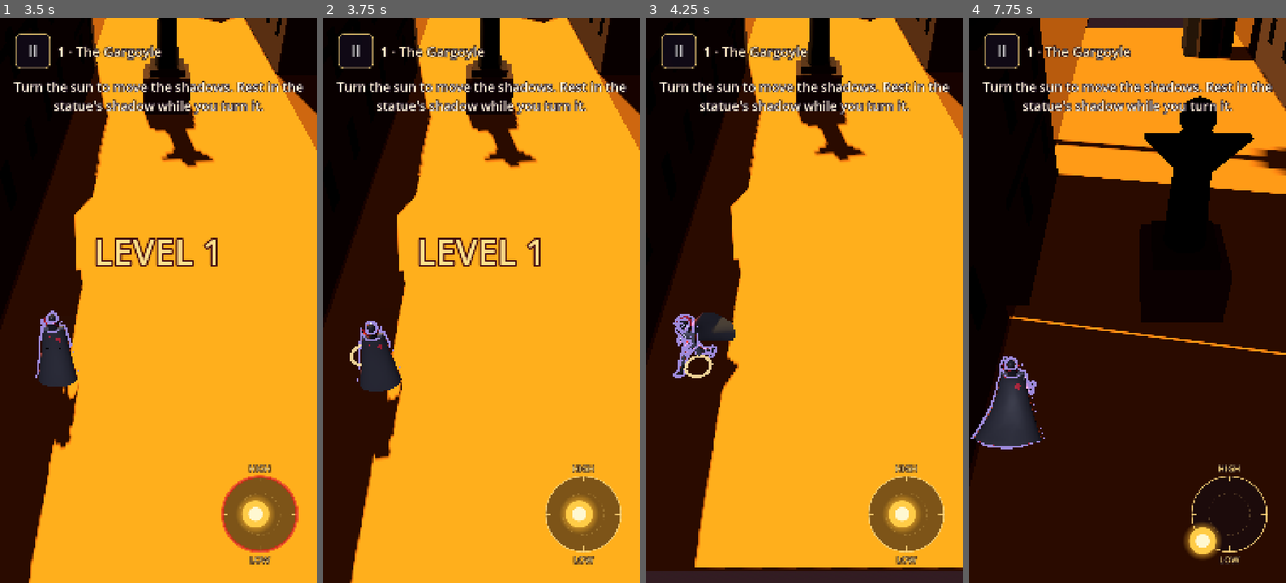
Above: before the commit, frames 1-4 (left to right).
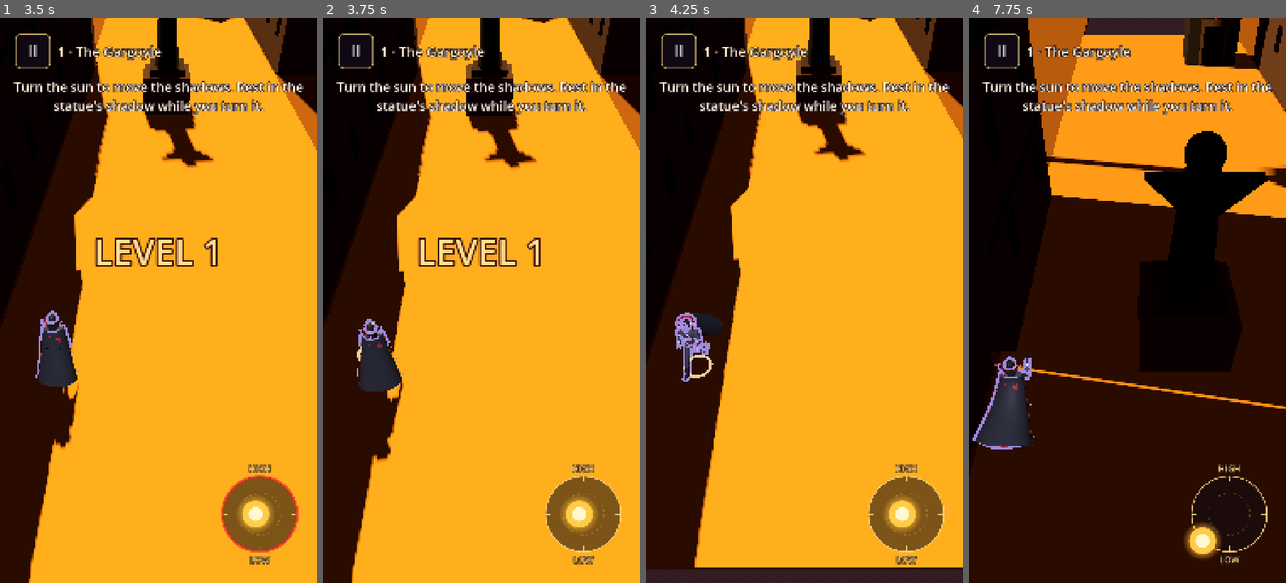
Above: after the commit, the same moments.

Repository: prateekroonwal-capsitech/DraculaRun
Game: Godot game, scene res://game/scenes/boot/Boot.tscn
The game is run twice, just before and just after one commit, with the same random seed, the same clock (stepped at 60 frames per second) and the same inputs.
Inputs (mouse positions are in pixels of both pictures, inside the frame that each line leads up to):
- Up to frame 1 (3.5 s): click "Play" at 0.5 s; click "Play" at 1.25 s; click (85, 260) at 2.02 s; tap Enter at 2.75 s; move the mouse to (228, 272) at 2.77 s; hold E (sun_right) from 2.78 s (still down); click (228, 272) at 2.92 s
- Up to frame 2 (3.75 s): release E (sun_right) at 3.5 s; drag from (418, 328) to (465, 413) at 3.52 s
- Up to frame 3 (4.25 s): no input
- Up to frame 4 (7.75 s): move the mouse to (1159, 176) at 4.27 s; hold E (sun_right) 4.28-5 s; click (1159, 176) at 4.42 s; drag from (1111, 413) to (1032, 215) at 5.02 s; move the mouse to (1222, 385) at 5.77 s; hold Q (sun_left) 5.78-6.5 s; click (1222, 385) at 5.92 s; drag from (1032, 215) to (1079, 159) at 6.52 s; move the mouse to (1143, 300) at 7.27 s; hold F (sun_down) from 7.28 s (still down); click (1143, 300) at 7.42 s

Frame 1 is identical in both runs. In frame 2, 0.7% of the frame differs, in the area x 8-91%, y 0-100%; in frame 3, 1.6%; in frame 4, 14%, in the area x 0-100%, y 0-77%.

Commit message:
fix the movement jitter

Diff:
--- a/game/scenes/gameplay/shadow_run/ShadowRunFeature.gd
+++ b/game/scenes/gameplay/shadow_run/ShadowRunFeature.gd
@@ -62,25 +62,30 @@
 			_running = true
 			dracula.activate()
 			sensor.set_active(true)
+			set_process(true)
 			set_physics_process(true)
 			_exposure_grace_timer = start_exposure_grace_period
 			if _bus:
 				_bus.level_started.emit(str(level.level_number))
 		LevelState.INTRO:
 			_running = false
+			set_process(false)
 			set_physics_process(false)
 		LevelState.PAUSED:
 			_running = false
+			set_process(false)
 			set_physics_process(false)
 			if _bus:
 				_bus.game_paused.emit()
 		LevelState.DEAD:
 			_running = false
+			set_process(false)
 			set_physics_process(false)
 			if _bus:
 				_bus.player_died.emit()
 		LevelState.WON:
 			_running = false
+			set_process(false)
 			set_physics_process(false)
 			if _bus:
 				_bus.level_completed.emit(str(level.level_number))
@@ -122,12 +127,14 @@
 ## Where he waits / stops: each lit neighbour of a cell costs this many cells of distance,
 ## so he stands a step inside the shadow rather than on its sunny edge (0 = off).
 @export var edge_penalty: float = 2.0
-## Deadzone in screen pixels before recomputing world drag position from finger move.
-@export var drag_screen_deadzone: float = 8.0
 ## Screen margin fraction (~12%) for edge scrolling.
 @export var edge_scroll_margin_ratio: float = 0.12
 ## Lead distance ahead of Dracula while dragging in edge zones (meters).
 @export var edge_lead_distance: float = 2.5
+## Hold time inside an edge zone before lead target begins activating (seconds).
+@export var edge_lead_hold_time: float = 0.3
+## Duration to blend lead target in and out (seconds).
+@export var edge_lead_blend_time: float = 0.2
 
 @export_group("Sun control")
 ## Used until the player picks a mode in the Pause panel (then the saved choice wins).
@@ -164,17 +171,19 @@
 # Move finger: the one touch (-1 = mouse) that started in the play view.
 const NO_FINGER := -99
 var _finger: int = NO_FINGER
-var _finger_start: Vector2
-var _finger_pos: Vector2
+var _finger_start: Vector2 = Vector2.ZERO
+var _finger_pos: Vector2 = Vector2.ZERO
+var _finger_ground_pos: Vector3 = Vector3.ZERO
 var _finger_time: float = 0.0
 var _move_dragging: bool = false
 var _drag_dest: Vector2i = Vector2i(-1, -1)
 var _drag_world_pos: Variant = null
-var _last_drag_screen_pos: Vector2 = Vector2.ZERO
 var _has_drag_world_pos: bool = false
 var _repath_wait: float = 0.0
 var _hop_label: int = -1          # walk region the finger is held over across a gap
 var _hop_since: float = 0.0
+var _edge_zone_timer: float = 0.0
+var _edge_lead_blend: float = 0.0
 var _ray_query: PhysicsRayQueryParameters3D
 var _region: PackedByteArray = PackedByteArray()
 var _path_points: PackedVector3Array = PackedVector3Array()
@@ -236,6 +245,7 @@
 func _ready() -> void:
 	print("[STARTUP %dms] ShadowRunFeature._ready" % Time.get_ticks_msec())
 	process_physics_priority = 20   # after Dracula (0) and ShadowSensor (10)
+	set_process(false)
 	set_physics_process(false)      # PDF §4: idle until the level starts
 	_ray_query = PhysicsRayQueryParameters3D.new()
 	if not _initialized:
@@ -442,9 +452,6 @@
 			match ev.get("type"):
 				"DOWN":
 					_on_finger(ev.index, ev.pos, true)
-				"MOVE":
-					if ev.index == _finger:
-						_on_finger_moved(ev.pos)
 				"UP":
 					if ev.index == _finger:
 						_on_finger(ev.index, ev.pos, false)
@@ -462,13 +469,17 @@
 		if _clock - _finger_time >= drag_start_time:
 			_begin_move_drag()
 		return
-	if _has_drag_world_pos:
-		_process_edge_scrolling(delta)
-	_update_drag_marker()
 	_repath_wait -= delta
 	if _repath_wait <= 0.0:
 		_repath_wait = 1.0 / maxf(1.0, drag_repath_rate)
 		_drag_update()
+
+func _process(delta: float) -> void:
+	if state != LevelState.PLAYING or not _running:
+		return
+	if not _move_dragging or _finger == NO_FINGER:
+		return
+	_update_drag_target_and_marker(delta)
 
 func _get_edge_drag_direction() -> Vector3:
 	if not hud or not hud.is_in_play_view(_finger_pos):
@@ -494,36 +505,61 @@
 
 	return scroll_dir.normalized() if scroll_dir != Vector3.ZERO else Vector3.ZERO
 
-func _process_edge_scrolling(_delta: float) -> void:
-	if not is_instance_valid(level) or level.grid == null or not is_instance_valid(dracula):
-		return
+func _update_drag_target_and_marker(delta: float) -> void:
+	if not _move_dragging or move_marker == null or not is_instance_valid(level) or level.grid == null:
+		return
+
+	# 1. Edge-zone lead timer and smooth blend (Fix 5: only after holding for edge_lead_hold_time, blend over edge_lead_blend_time)
 	var edge_dir := _get_edge_drag_direction()
 	if edge_dir != Vector3.ZERO:
-		# Fix 1: Lead marker in edge zones — place target a fixed lead distance ahead of Dracula in drag direction,
-		# recomputed every physics tick from his current position so he never catches up and runs continuously.
-		var lead_world := dracula.global_position + edge_dir * edge_lead_distance
+		_edge_zone_timer += delta
+	else:
+		_edge_zone_timer = 0.0
+
+	if _edge_zone_timer >= edge_lead_hold_time:
+		_edge_lead_blend = minf(1.0, _edge_lead_blend + delta / maxf(0.01, edge_lead_blend_time))
+	else:
+		_edge_lead_blend = maxf(0.0, _edge_lead_blend - delta / maxf(0.01, edge_lead_blend_time))
+
+	# 2. Raycast latest finger position to ground using current camera transform (Fix 2: screen refresh rate)
+	var ground: Variant = ground_point(_finger_pos)
+	if ground != null:
+		_finger_ground_pos = ground
+	elif _finger_ground_pos == Vector3.ZERO and is_instance_valid(dracula):
+		_finger_ground_pos = dracula.global_position
+
+	# 3. Calculate target position with smooth edge-lead blend
+	var raw_target := _finger_ground_pos
+	if _edge_lead_blend > 0.0 and is_instance_valid(dracula):
+		var lead_world: Vector3 = dracula.global_position + edge_dir * edge_lead_distance
 		var bounds := level.get_level_bounds()
 		lead_world.x = clampf(lead_world.x, bounds.position.x + 0.2, bounds.end.x - 0.2)
 		lead_world.z = clampf(lead_world.z, bounds.position.y + 0.2, bounds.end.y - 0.2)
-		_drag_world_pos = lead_world
-		_has_drag_world_pos = true
-
-func _update_drag_marker() -> void:
-	if not _move_dragging or move_marker == null or not is_instance_valid(level) or level.grid == null:
-		return
-	if _drag_world_pos == null:
-		return
+		raw_target = _finger_ground_pos.lerp(lead_world, _edge_lead_blend)
+
+	# 4. Check shade and smoothly clamp to boundary if over sunlight or unreachable ground (Fix 4: on boundary, not cell center)
 	var grid := level.grid
-	var target := grid.cell_at(_drag_world_pos)
-	if not grid.in_bounds(target):
-		return
+	var target_cell := grid.cell_at(raw_target)
+	var from_cell := grid.nearest_walkable(grid.cell_at(dracula.global_position), 1)
 	var labels := grid.walk_labels()
-	var from := grid.nearest_walkable(grid.cell_at(dracula.global_position), 1)
-	var mine := labels[grid.index_of(from)] if grid.in_bounds(from) else -1
-	var dest := grid.nearest_with_label(target, labels, mine, edge_penalty)
-	var in_edge := _get_edge_drag_direction() != Vector3.ZERO
-	if grid.in_bounds(dest):
-		move_marker.hold_at(grid.cell_center(dest), in_edge)
+	var my_label := labels[grid.index_of(from_cell)] if grid.in_bounds(from_cell) else -1
+	var is_in_my_shade := grid.in_bounds(target_cell) and grid.is_walkable(target_cell) and (labels[grid.index_of(target_cell)] == my_label)
+
+	var marker_target := raw_target
+	if not is_in_my_shade and my_label >= 0:
+		var dest_cell := grid.nearest_with_label(target_cell, labels, my_label, edge_penalty)
+		if grid.in_bounds(dest_cell):
+			var c_center := grid.cell_center(dest_cell)
+			var half := grid.cell_size * 0.45
+			marker_target.x = clampf(raw_target.x, c_center.x - half, c_center.x + half)
+			marker_target.z = clampf(raw_target.z, c_center.z - half, c_center.z + half)
+			marker_target.y = c_center.y
+
+	_drag_world_pos = marker_target
+	_has_drag_world_pos = true
+
+	# 5. Position marker on exact ground point (Fix 3: no cell center snapping!)
+	move_marker.hold_at(marker_target, _edge_lead_blend > 0.05)
 
 # ── Sun ───────────────────────────────────────────────────────────────────
 
@@ -675,8 +711,10 @@
 			_last_pinch_dist = cur_dist
 			get_viewport().set_input_as_handled()
 			return
-		elif _touches.size() <= 1:
-			_queue_touch_event("MOVE", sd.index, sd.position)
+		elif _touches.size() <= 1 and sd.index == _finger:
+			_finger_pos = sd.position
+			if not _move_dragging and _finger_pos.distance_to(_finger_start) > drag_start_distance:
+				_begin_move_drag()
 			get_viewport().set_input_as_handled()
 
 	elif event is InputEventMouseButton and (event as InputEventMouseButton).button_index == MOUSE_BUTTON_LEFT:
@@ -690,7 +728,9 @@
 			get_viewport().set_input_as_handled()
 
 	elif event is InputEventMouseMotion and _finger == -1:
-		_queue_touch_event("MOVE", -1, (event as InputEventMouseMotion).position)
+		_finger_pos = (event as InputEventMouseMotion).position
+		if not _move_dragging and _finger_pos.distance_to(_finger_start) > drag_start_distance:
+			_begin_move_drag()
 		get_viewport().set_input_as_handled()
 
 func _on_finger(index: int, pos: Vector2, pressed: bool) -> void:
@@ -702,6 +742,11 @@
 		_finger_pos = pos
 		_finger_time = _clock
 		_move_dragging = false
+		_edge_zone_timer = 0.0
+		_edge_lead_blend = 0.0
+		var g: Variant = ground_point(pos)
+		if g != null:
+			_finger_ground_pos = g
 		get_viewport().set_input_as_handled()
 		return
 	if index != _finger:
@@ -714,17 +759,9 @@
 		handle_tap(pos)
 
 func _on_finger_moved(pos: Vector2) -> void:
-	var delta_screen := pos.distance_to(_last_drag_screen_pos)
 	_finger_pos = pos
 	if not _move_dragging and pos.distance_to(_finger_start) > drag_start_distance:
 		_begin_move_drag()
-	elif _move_dragging:
-		if delta_screen >= drag_screen_deadzone:
-			var new_world: Variant = ground_point(pos)
-			if new_world != null:
-				_drag_world_pos = new_world
-				_last_drag_screen_pos = pos
-				_has_drag_world_pos = true
 	get_viewport().set_input_as_handled()
 
 ## A tap at a viewport position (public so tests can drive it).
@@ -755,7 +792,8 @@
 
 func drag_to(viewport_pos: Vector2) -> void:
 	if _finger != NO_FINGER:
-		_on_finger_moved(viewport_pos)
+		_finger_pos = viewport_pos
+		_update_drag_target_and_marker(0.016)
 
 func end_drag_at(viewport_pos: Vector2) -> void:
 	if _finger != NO_FINGER:
@@ -768,16 +806,20 @@
 	_move_dragging = true
 	_drag_dest = Vector2i(-1, -1)
 	_hop_label = -1
-	_last_drag_screen_pos = _finger_pos
+	_edge_zone_timer = 0.0
+	_edge_lead_blend = 0.0
 	var initial_world: Variant = ground_point(_finger_pos)
 	if initial_world != null:
+		_finger_ground_pos = initial_world
 		_drag_world_pos = initial_world
 		_has_drag_world_pos = true
 	else:
-		_drag_world_pos = dracula.global_position
+		_finger_ground_pos = dracula.global_position if is_instance_valid(dracula) else Vector3.ZERO
+		_drag_world_pos = _finger_ground_pos
 		_has_drag_world_pos = false
 	dracula.set_drag_state(true, false)
 	_repath_wait = 1.0 / maxf(1.0, drag_repath_rate)
+	_update_drag_target_and_marker(0.0)
 	_drag_update()
 
 ## One drag re-path: lead Dracula toward the cell under the finger, staying in his
@@ -832,11 +874,9 @@
 		var landing := grid.nearest_with_label(target, labels, target_label, edge_penalty)
 		if landing == _drag_dest or _walk_cells(from, landing, true, true):
 			_drag_dest = landing
-			move_marker.hold_at(grid.cell_center(landing), in_edge)
 			return
 	if not grid.in_bounds(dest):
 		return
-	move_marker.hold_at(grid.cell_center(dest), in_edge)   # where he is going, slightly faded in edge mode
 	if dest == _drag_dest and not (in_edge and dracula.get_remaining_distance() < 1.2):
 		return
 	_drag_dest = dest
@@ -847,6 +887,8 @@
 func _end_move_drag(viewport_pos: Vector2) -> void:
 	_move_dragging = false
 	_has_drag_world_pos = false
+	_edge_zone_timer = 0.0
+	_edge_lead_blend = 0.0
 	dracula.set_drag_state(false, false)
 	var grid := level.grid
 	var world: Variant = _drag_world_pos if _drag_world_pos != null else (ground_point(viewport_pos) if hud.is_in_play_view(viewport_pos) else null)
--- a/game/scenes/gameplay/shadow_run/fx/MoveMarker.gd
+++ b/game/scenes/gameplay/shadow_run/fx/MoveMarker.gd
@@ -15,7 +15,7 @@
 @export var pulse_time: float = 0.45
 @export var start_scale: float = 0.35
 ## Drag mode: how quickly the held ring glides to a new target (1/s).
-@export var follow_rate: float = 30.0
+@export var follow_rate: float = 40.0
 ## Transparency in edge lead mode (0.0 = fully opaque, 1.0 = invisible).
 @export var edge_mode_transparency: float = 0.45
 
Not shown, added: Draculaupdate.apk
Not shown, added: Draculaupdate.apk.idsig
Not shown, added: scratch/test_marker_drag.py
